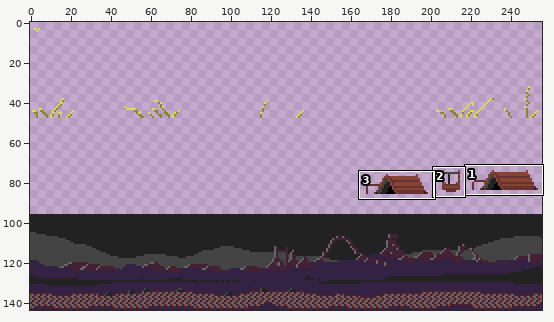
Sprite sheet: umon/art/imgs/world_01.png. Above, an overview of the earlier version with the close-up marked.
Close-up. First the earlier version:
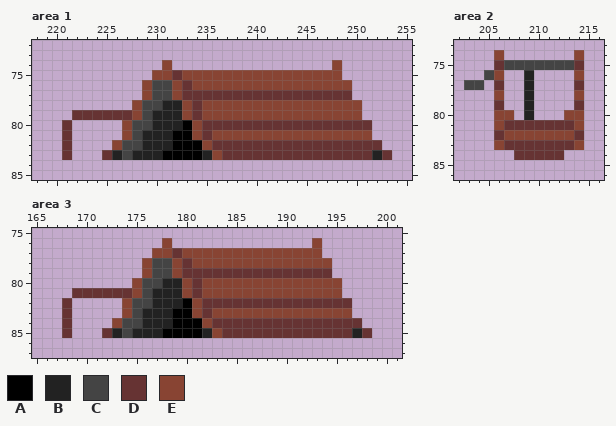
The file is 256x144 pixels. Shown: area 1: x 218..255, y 72..85; area 2: x 202..216, y 73..86; area 3: x 165..201, y 75..87. The commit also changed other parts of the picture, which this record leaves out.
Palette (. is transparent): A #000000  B #222222  C #444444  D #663333  E #884433
Pixels before, area 1, first column x 221:
74 ..........E................E.....
75 .........EEDEEEEEEEEEEEEEEEE.....
76 ........ECCEDEEEEEEEEEEEEEEEE....
77 ........ECCEDDDDDDDDDDDDDDDDD....
78 .......ECCBBEDEEEEEEEEEEEEEEEE...
79 .DDDDDDECBBBEDEEEEEEEEEEEEEEEE...
80 D.....ECCBBBAEDDDDDDDDDDDDDDDDD..
81 D.....ECBBBAAEDEEEEEEEEEEEEEEEE..
82 D....ECCBBBAAAEDDDDDDDDDDDDDDDDD.
83 D...DBCBBBAAAABEDDDDDDDDDDDDDDDBD
Pixels before, area 2, first column x 203:
74 ...E.......E
75 ...DCCCCCCCD
76 ..CE..B....E
77 CC.D..B....D
78 ...E..B....E
79 ...D..B....D
80 ...EE.B...EE
81 ...EDDDDDDDE
82 ...DEEEEEEED
83 ...EDDDDDDDE
84 .....DDDDD..
Pixels before, area 3, first column x 168:
76 ..........E..............E.....
77 .........EEDEEEEEEEEEEEEEE.....
78 ........ECCEDEEEEEEEEEEEEEE....
79 ........ECCEDDDDDDDDDDDDDDD....
80 .......ECCBBEDEEEEEEEEEEEEEE...
81 .DDDDDDECBBBEDEEEEEEEEEEEEEE...
82 D.....ECCBBBAEDDDDDDDDDDDDDDD..
83 D.....ECBBBAAEDEEEEEEEEEEEEEE..
84 D....ECCBBBAAAEDDDDDDDDDDDDDDD.
85 D...DBCBBBAAAABEDDDDDDDDDDDDDBD
The same view after the edit:
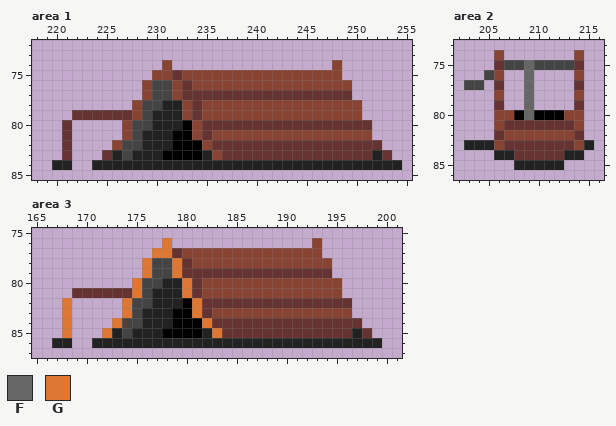
Colours new in this view: F #666666  G #dd7733
From old to new:
Changed rows in their new state; - is an unchanged pixel.
Area 1:
first column x 220:
84 BB--BBBBBBBBBBBBBBBBBBBBBBBBBBBBBBB
Area 2:
first column x 203:
75 ------F------
76 ------F------
77 ------F------
78 ------F------
79 ------F------
80 -----AFAAA---
83 BBB---------B
84 ---BB-----BB-
85 -----BBBBB---
Area 3:
first column x 167:
76 -----------G---------------------
77 ----------GG---------------------
78 ---------G--G--------------------
79 ---------G--G--------------------
80 --------G----G-------------------
81 --------G----G-------------------
82 -G-----G------G------------------
83 -G-----G------G------------------
84 -G----G--------G-----------------
85 -G---G----------G----------------
86 BB--BBBBBBBBBBBBBBBBBBBBBBBBBBBBB
